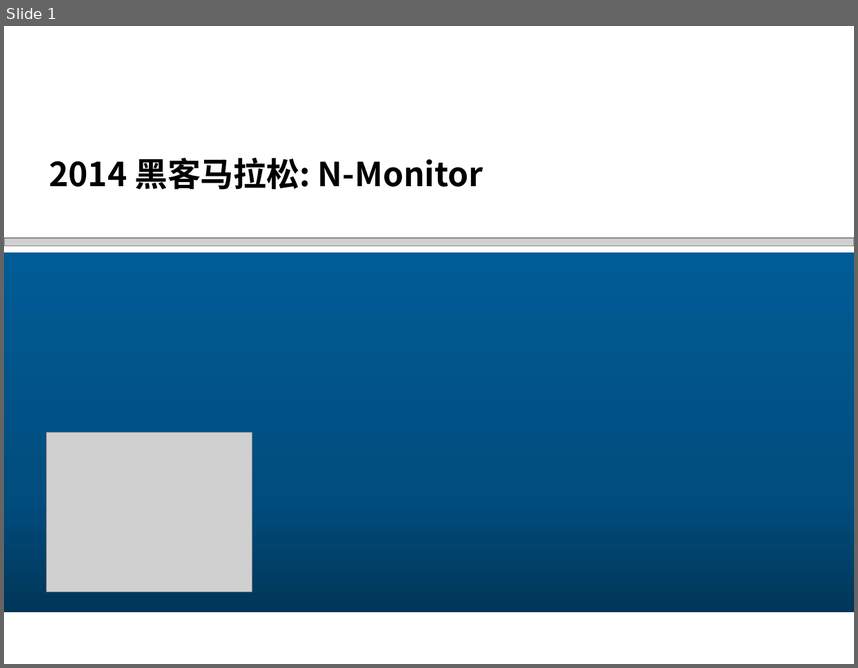
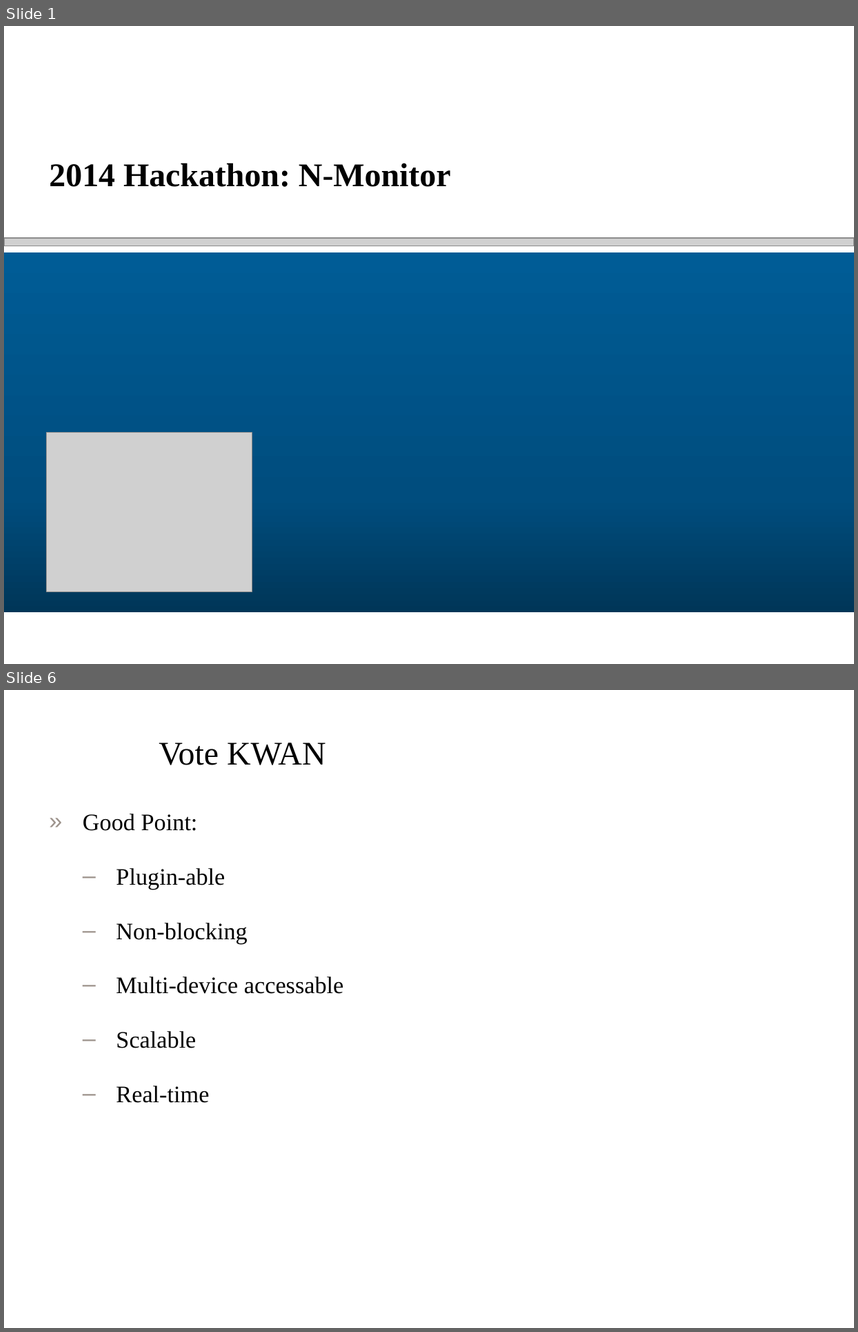
Before and after one commit to glenlivet/NRLP, a slide deck: 2014黑客马拉松_N-Monitor.pptx. Shown one above the other, each under a label of ours: slide 1 before the commit, slides 1 and 6 after it; the slides between them are not shown. The pictures are 858x668 and 858x1332 pixels, drawn with LibreOffice and Linux fonts; fonts in the diff are those of the drawing; grey boxes stand for pictures; background and template pictures are left out. Boxes give left, top, right and bottom in pixels: in the first picture for what was removed or moved away, otherwise in the second. Text is boxed around its words. In the diff, an @@ line names an element or a change of style, - is before the commit and + after.

```diff
--- a/2014黑客马拉松_N-Monitor.pptx
+++ b/2014黑客马拉松_N-Monitor.pptx
@@ slide 6 added at bbox=[4, 690, 854, 1328], background #FFFFFF @@
@@ text added at bbox=[159, 742, 326, 765], 28 pt, text #000000 @@
+Vote KWAN
@@ text added at bbox=[83, 814, 343, 1103], 20 pt, text #000000 @@
+» Good Point:
+  – Plugin-able
+  – Non-blocking
+  – Multi-device accessable
+  – Scalable
+  – Real-time
@@ slide 1 changed as well @@
@@ title at bbox=[49, 163, 451, 187]: text changed; font Noto Sans CJK SC to Times New Roman @@
-2014 黑客马拉松: N-Monitor
+2014 Hackathon: N-Monitor
```
Also in this commit, not shown: 1 other slide changed, 5 other slides added, 7 slides removed, 9 other files.
